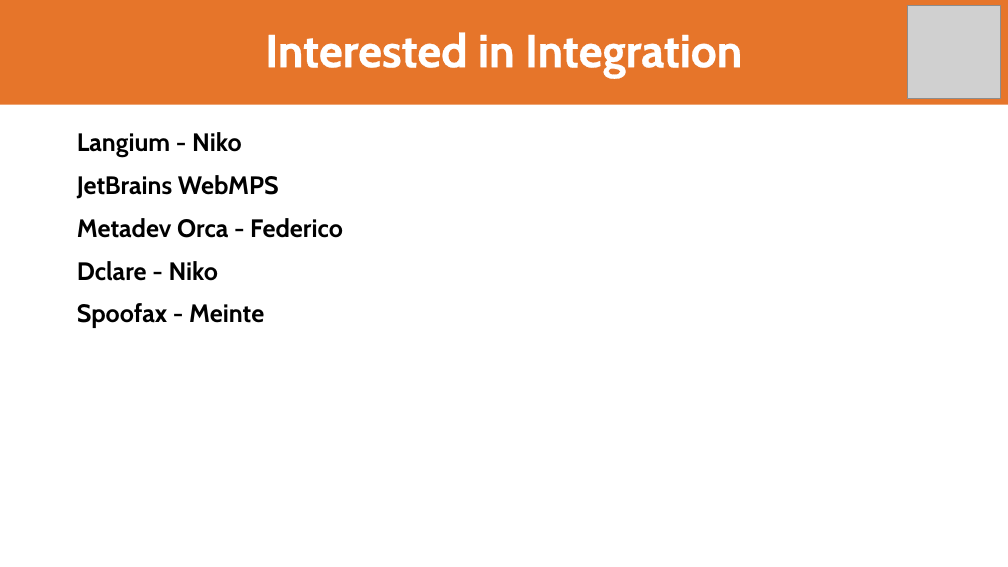
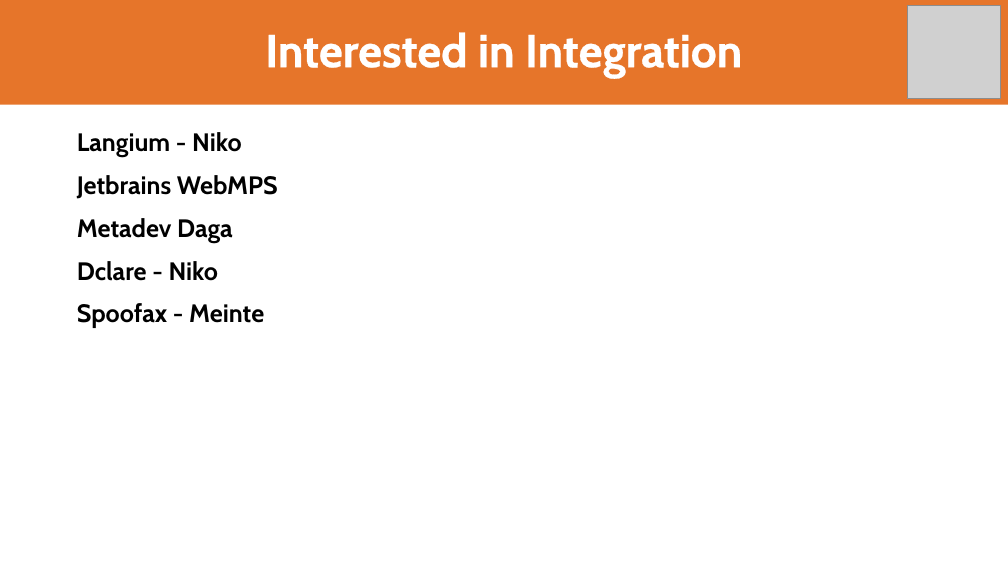
Before and after one commit to LionWeb-io/specification, a slide deck: slide 9 of resources/LangDev 2024 Talk.pptx. Drawn at 1008x567 pixels with LibreOffice and Linux fonts; fonts in the diff are those of the drawing; grey boxes stand for pictures; background and template pictures are left out. Boxes give left, top, right and bottom in pixels: in the first picture for what was removed or moved away, otherwise in the second. Text is boxed around its words. In the diff, an @@ line names an element or a change of style, - is before the commit and + after.

```diff
--- a/resources/LangDev 2024 Talk.pptx
+++ b/resources/LangDev 2024 Talk.pptx
@@ text at (77,175,278,243): text changed @@
-JetBrains WebMPS
-Metadev Orca - Federico
+Jetbrains WebMPS
+Metadev Daga
```
Also in this commit, not shown: 12 other slides changed.
